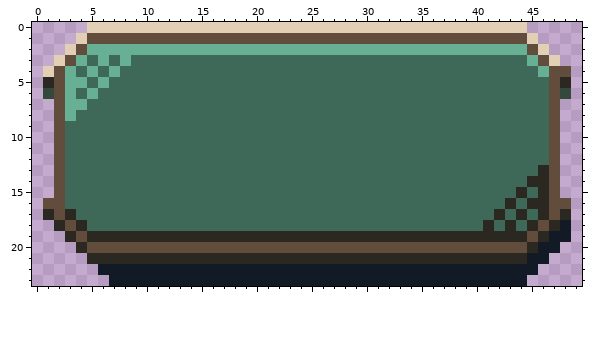
Two states of a pixel-art file, button-normal.aseprite. The picture above is the old version.
50x24 pixels, 1 frame.
After the commit:
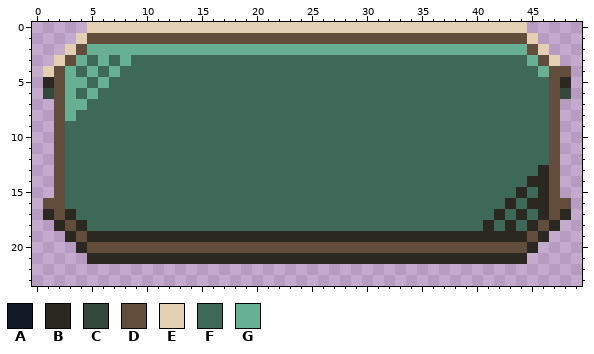
Palette (. is transparent): A #111a25  B #2b2821  C #35483c  D #624c3c  E #e3cfb4  F #3e6958  G #68b094
Changes in this commit:
y 18: x 48 A -> .
y 19: x 47..48 AA -> ..
y 20: x 46..47 AA -> ..
y 21: x 45..46 AA -> ..
y 22: x 6..45 AAAAAAAAAAAAAAAAAAAAAAAAAAAAAAAAAAAAAAAA -> ........................................
y 23: x 7..44 AAAAAAAAAAAAAAAAAAAAAAAAAAAAAAAAAAAAAA -> ......................................
Where, in picture pixels (left, top, right, bottom), the same in both pictures:
erased: (98, 220, 571, 286)
